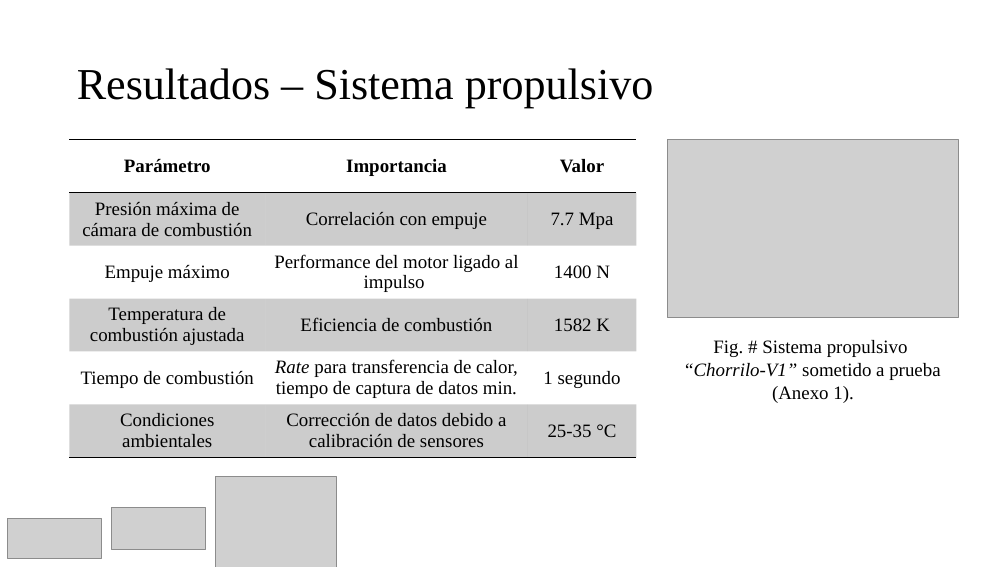
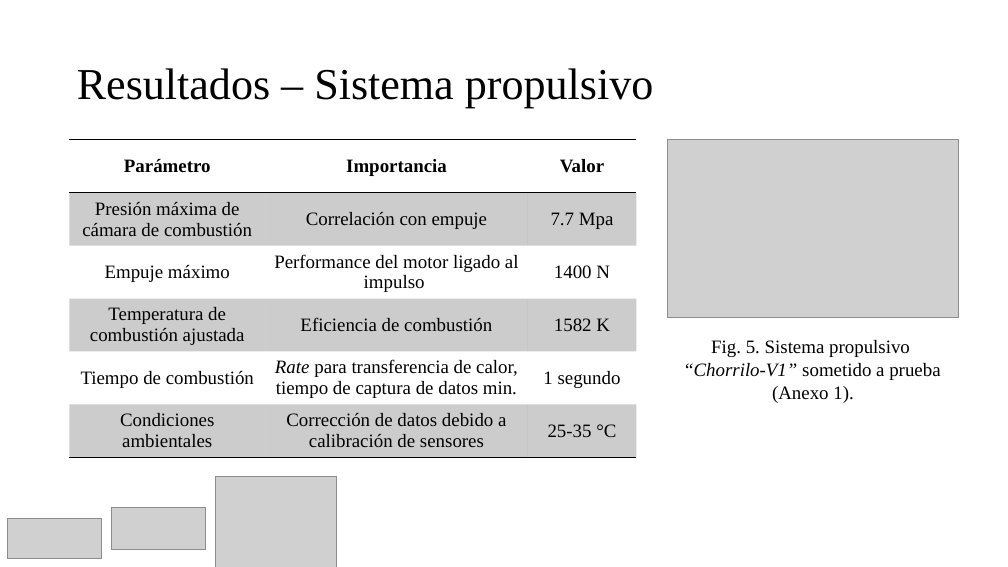
Before and after one commit to Archimedean2345/The-thermal-repository, a slide deck: slide 11 of PIAE2-Presentacion Tecnica.pptx. Drawn at 1008x567 pixels with LibreOffice and Linux fonts; fonts in the diff are those of the drawing; grey boxes stand for pictures. Boxes give left, top, right and bottom in pixels: in the first picture for what was removed or moved away, otherwise in the second. Text is boxed around its words. In the diff, an @@ line names an element or a change of style, - is before the commit and + after.

```diff
--- a/PIAE2-Presentacion Tecnica.pptx
+++ b/PIAE2-Presentacion Tecnica.pptx
@@ text at <box>711,340,910,357</box>: text changed @@
-Fig. # Sistema propulsivo
+Fig. 5. Sistema propulsivo
```
Also in this commit, not shown: 6 other slides changed, 2 other files.
